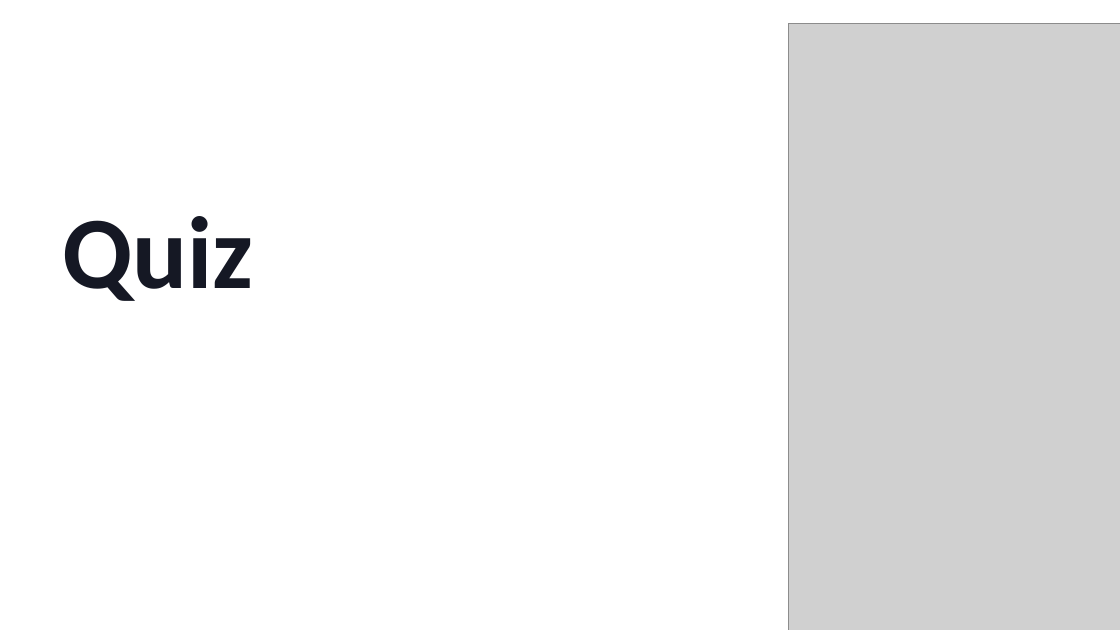
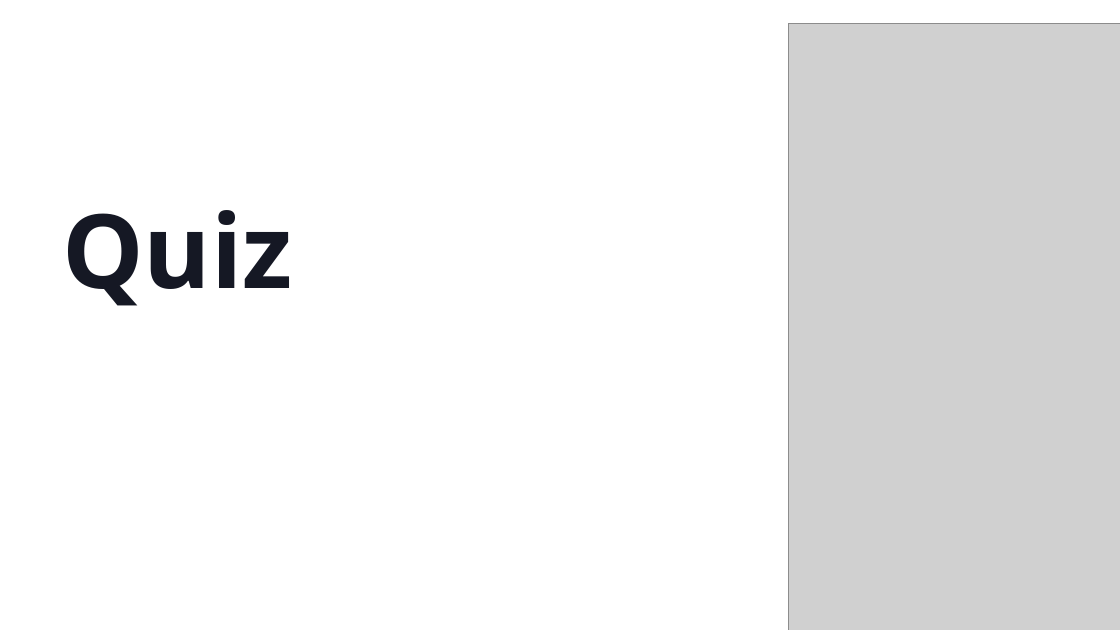
Before and after one commit to Lamasolh/Nabad, a slide deck: slide 1 of safeguarding/en/lessons/quiz.pptx. Drawn at 1120x630 pixels with LibreOffice and Linux fonts; fonts in the diff are those of the drawing; grey boxes stand for pictures; background and template pictures are left out. Boxes give left, top, right and bottom in pixels: in the first picture for what was removed or moved away, otherwise in the second. Text is boxed around its words. In the diff, an @@ line names an element or a change of style, - is before the commit and + after.

```diff
--- a/safeguarding/en/lessons/quiz.pptx
+++ b/safeguarding/en/lessons/quiz.pptx
@@ text "Quiz" at (x1=62, y1=210, x2=292, y2=306): font Calibri to Open Sans @@
```
Also in this commit, not shown: 1 other slide changed, 33 other files.
